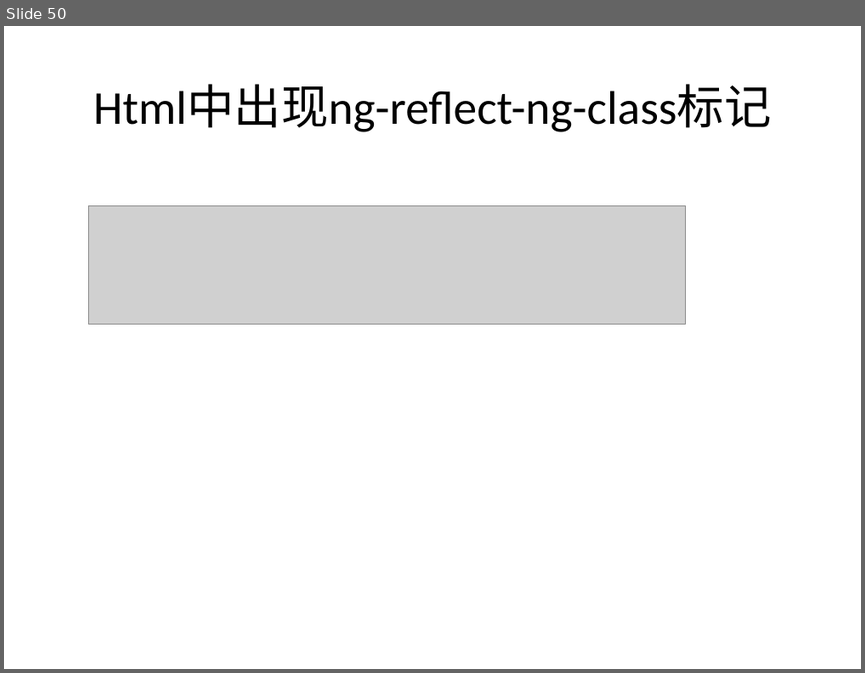
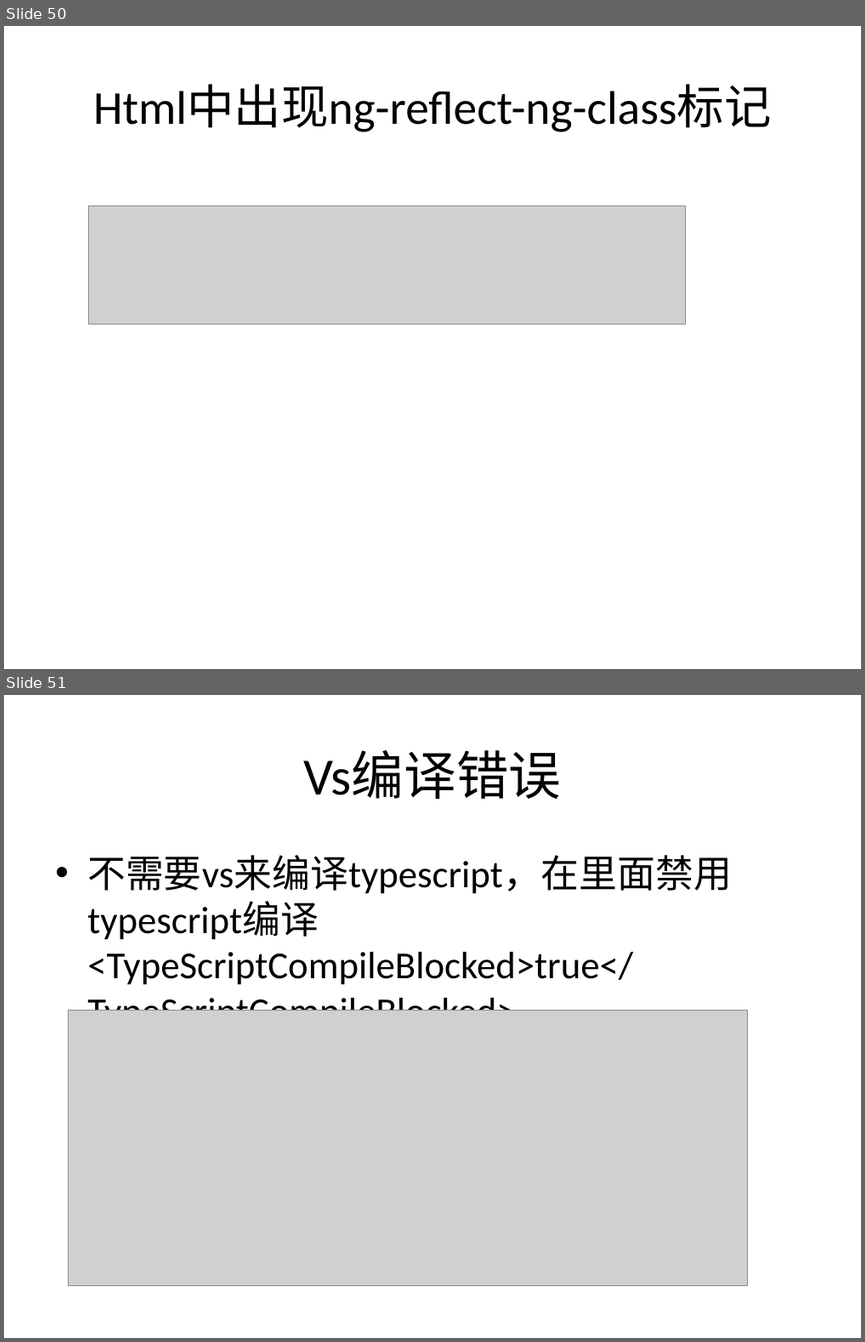
Before and after one commit to jasonLiu001/ng-study-ppt-files, a slide deck: files/Angular2.pptx. Shown one above the other, each under a label of ours: slide 50 before the commit, slides 50 and 51 after it. The pictures are 865x673 and 865x1342 pixels, drawn with LibreOffice and Linux fonts; fonts in the diff are those of the drawing; grey boxes stand for pictures. Boxes give left, top, right and bottom in pixels: in the first picture for what was removed or moved away, otherwise in the second. Text is boxed around its words. In the diff, an @@ line names an element or a change of style, - is before the commit and + after.

```diff
--- a/files/Angular2.pptx
+++ b/files/Angular2.pptx
@@ slide 51 added at (x1=4, y1=695, x2=861, y2=1338), background #CBE9CF @@
@@ title added at (x1=303, y1=751, x2=561, y2=799), 44 pt, text #000000 @@
+Vs编译错误
@@ text added at (x1=87, y1=855, x2=732, y2=1010), 32 pt, text #000000 @@
+• 不需要vs来编译typescript，在里面禁用typescript编译<TypeScriptCompileBlocked>true</TypeScriptCompileBlocked>
@@ picture added at (x1=69, y1=1009, x2=748, y2=1286) @@
```
Also in this commit, not shown: 1 slide changed, 1 other slide added.
